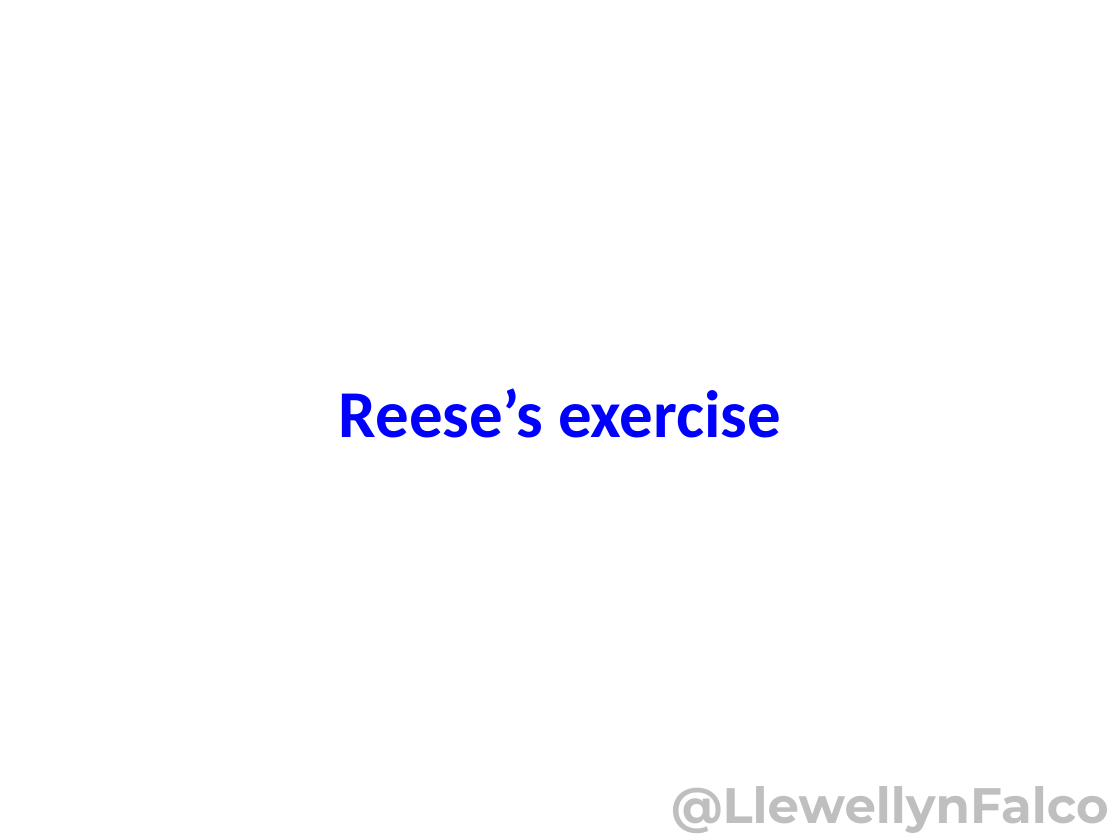
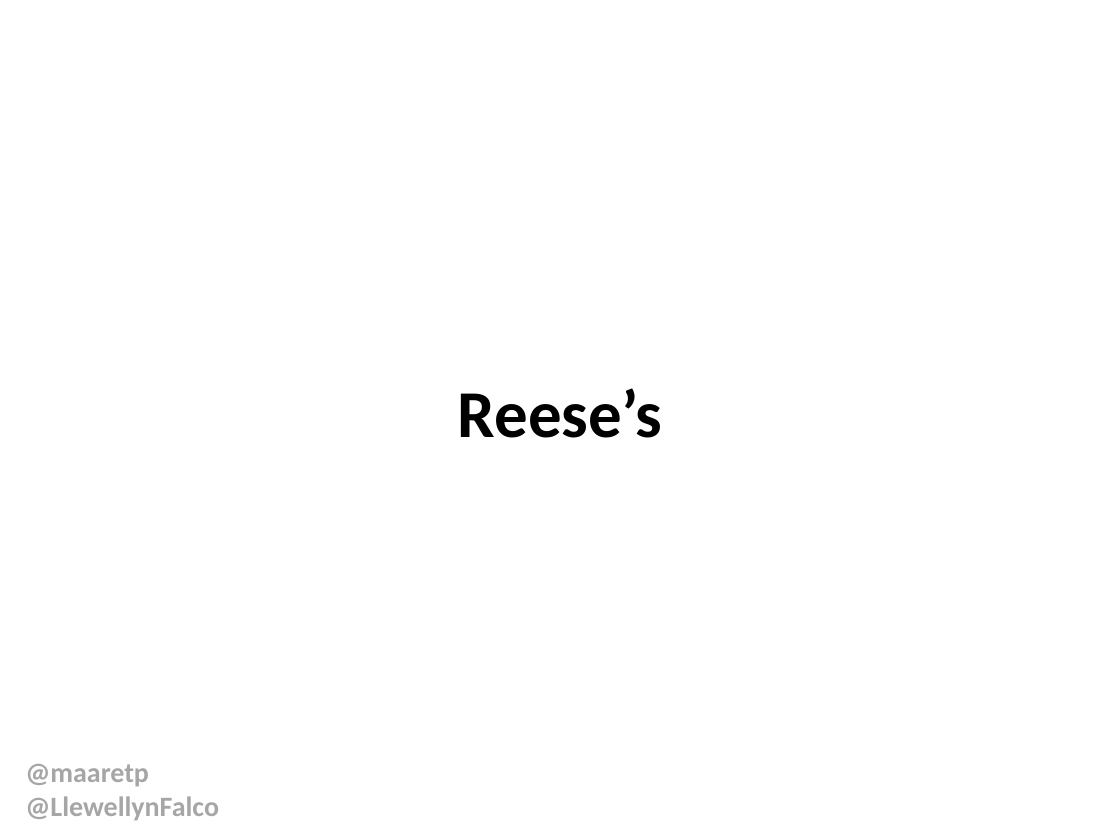
Before and after one commit to isidore/StrongStylePairingTalk, a slide deck: slide 19 of StrongStylePairing.pptx (slide 18 before the commit). Drawn at 1120x840 pixels with LibreOffice and Linux fonts; fonts in the diff are those of the drawing. Boxes give left, top, right and bottom in pixels: in the first picture for what was removed or moved away, otherwise in the second. Text is boxed around its words. In the diff, an @@ line names an element or a change of style, - is before the commit and + after.

```diff
--- a/StrongStylePairing.pptx
+++ b/StrongStylePairing.pptx
@@ title at (x1=458, y1=388, x2=662, y2=438): text changed; text colour #0000FF to #000000 @@
-Reese’s exercise
+Reese’s
@@ text added at (x1=25, y1=764, x2=219, y2=820), 18 pt, text #A6A6A6, bold @@
+@maaretp
+@LlewellynFalco
@@ text removed at (x1=671, y1=786, x2=1109, y2=833) @@
-@LlewellynFalco
```
Also in this commit, not shown: 21 other slides changed, 1 slide added.
